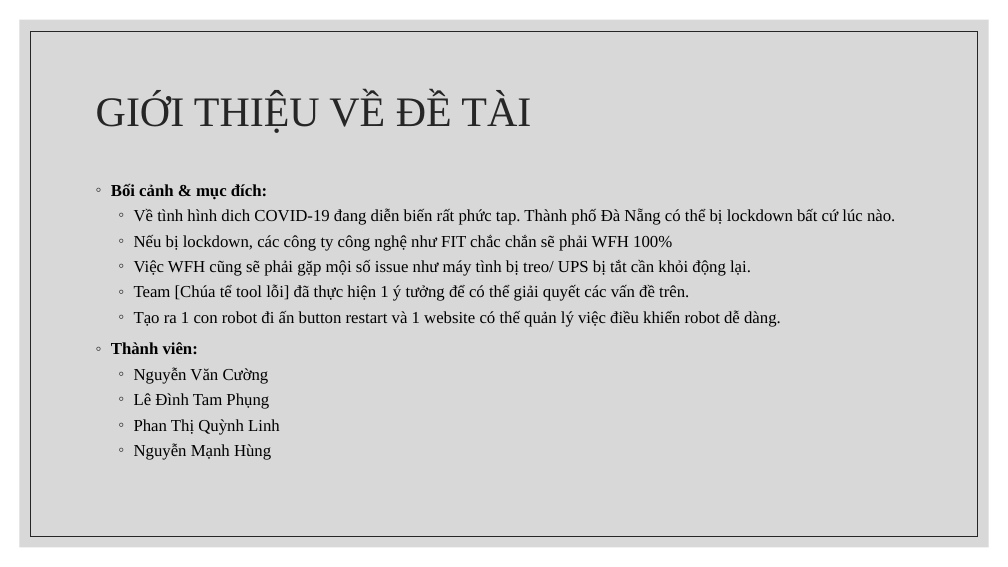
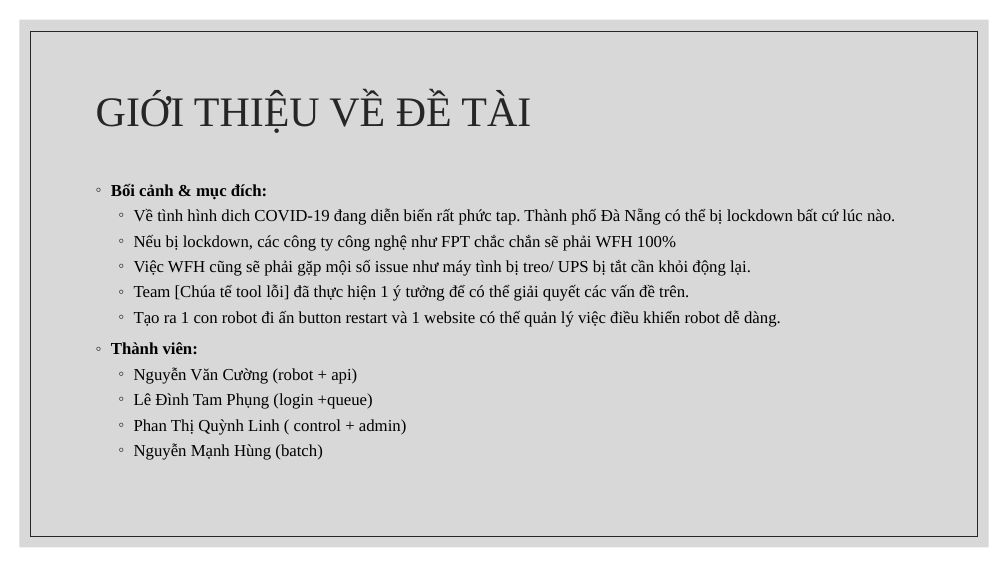
Before and after one commit to chet7h/restart_computer, a slide deck: slide 3 of Restart Computer.pptx. Drawn at 1008x567 pixels with LibreOffice and Linux fonts; fonts in the diff are those of the drawing. Boxes give left, top, right and bottom in pixels: in the first picture for what was removed or moved away, otherwise in the second. Text is boxed around its words. In the diff, an @@ line names an element or a change of style, - is before the commit and + after.

```diff
--- a/Restart Computer.pptx
+++ b/Restart Computer.pptx
@@ text at box(134, 235, 676, 251): text changed @@
-  ◦ Nếu bị lockdown, các công ty công nghệ như FIT chắc chắn sẽ phải WFH 100%
+  ◦ Nếu bị lockdown, các công ty công nghệ như FPT chắc chắn sẽ phải WFH 100%
@@ text at box(134, 367, 406, 460): text changed @@
-  ◦ Nguyễn Văn Cường
-  ◦ Lê Đình Tam Phụng
-  ◦ Phan Thị Quỳnh Linh
-  ◦ Nguyễn Mạnh Hùng
+  ◦ Nguyễn Văn Cường (robot + api)
+  ◦ Lê Đình Tam Phụng (login +queue)
+  ◦ Phan Thị Quỳnh Linh ( control + admin)
+  ◦ Nguyễn Mạnh Hùng (batch)
```
Also in this commit, not shown: 8 other slides changed, 2 slides added.
